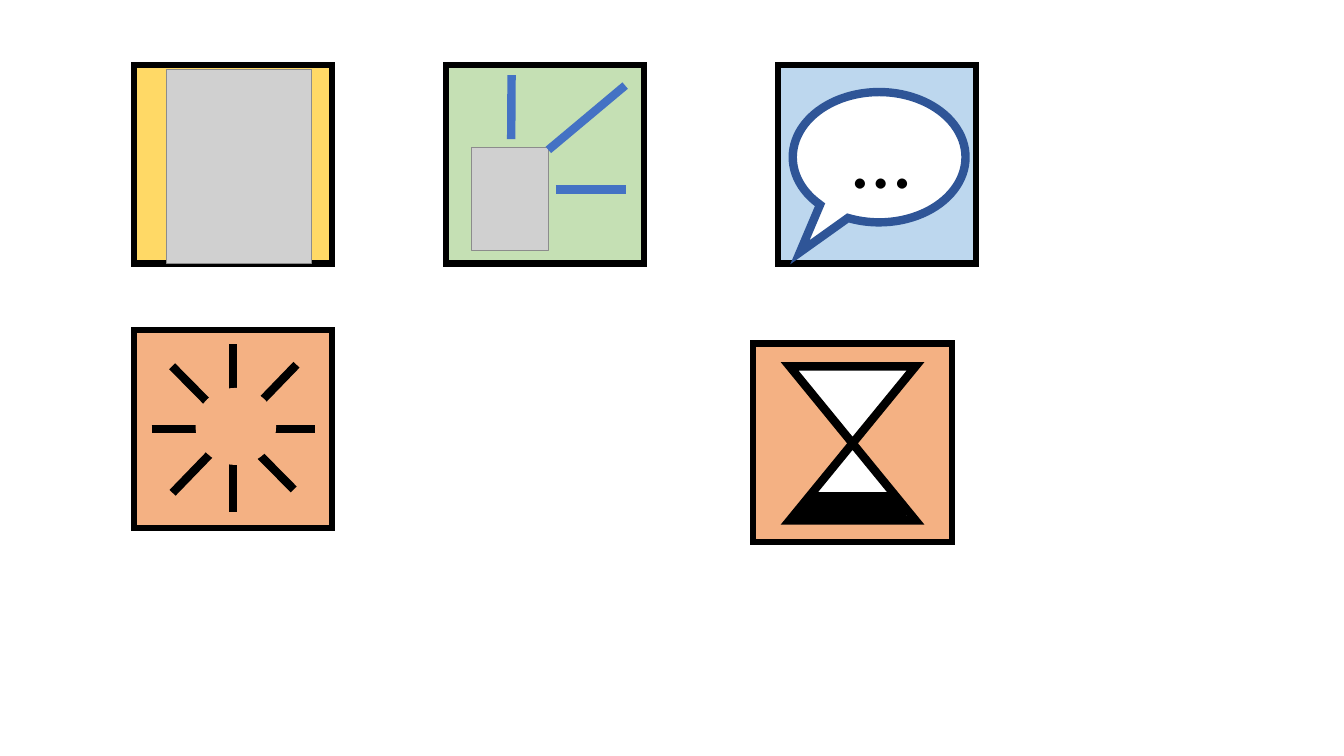
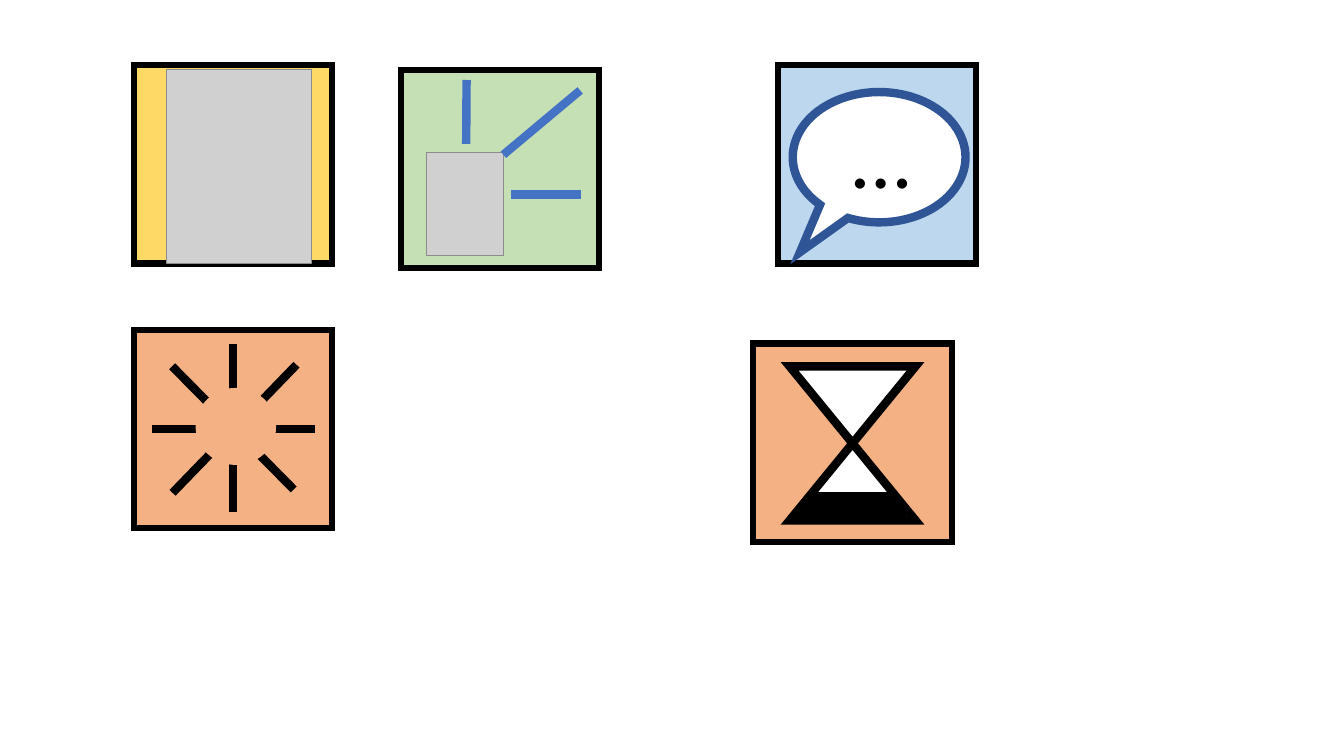
Before and after one commit to padmalcom/AISpeechAssistant, a slide deck: slide 1 of Grafiken.pptx. Drawn at 1344x756 pixels with LibreOffice and Linux fonts; fonts in the diff are those of the drawing; grey boxes stand for pictures. Boxes give left, top, right and bottom in pixels: in the first picture for what was removed or moved away, otherwise in the second. Text is boxed around its words. In the diff, an @@ line names an element or a change of style, - is before the commit and + after.

```diff
--- a/Grafiken.pptx
+++ b/Grafiken.pptx
@@ 3 lines, 1 picture, 1 rectangle: place and size @@
-3 lines, 1 picture, 1 rectangle at box(446, 66, 644, 264)
+3 lines, 1 picture, 1 rectangle at box(401, 70, 600, 268)
```
Also in this commit, not shown: 1 slide added, 12 other files.
